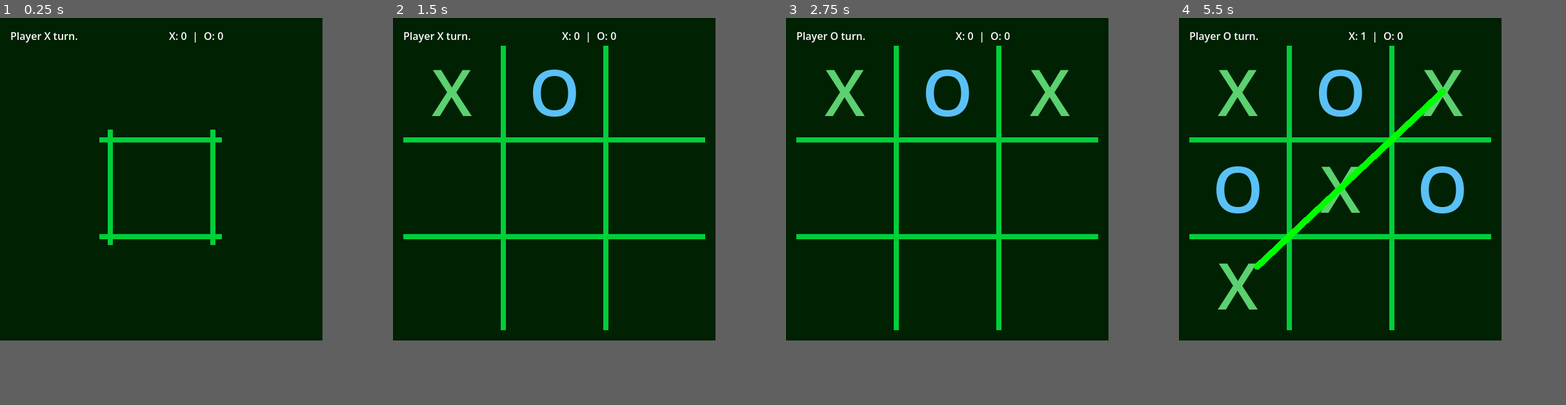
Above: before the commit, frames 1-4 (left to right).
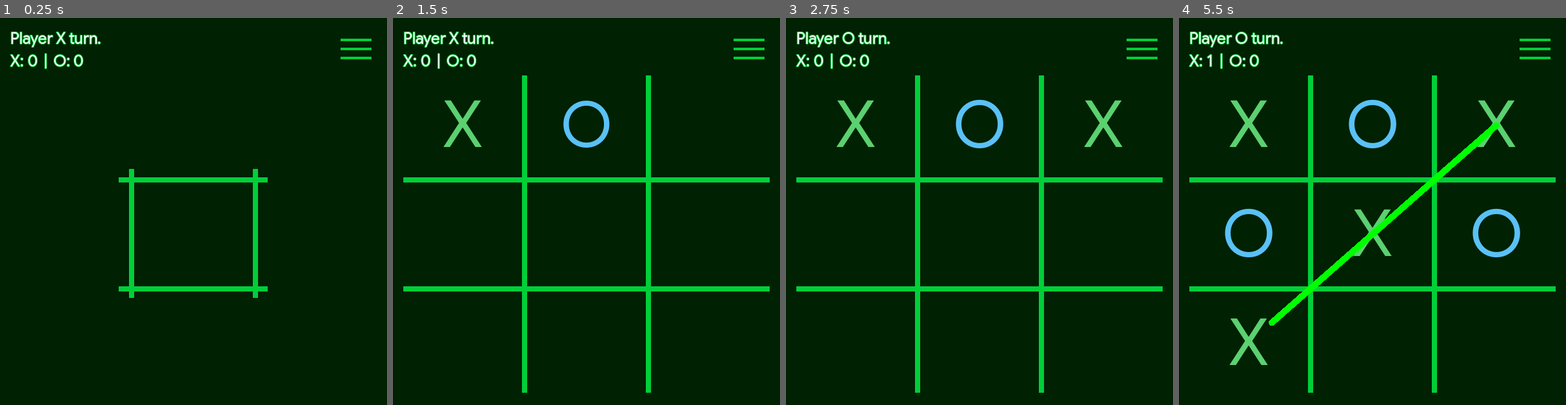
Above: after the commit, the same moments.

Repository: kevincabanilla/tic-tac-toe
Game: Godot game, scene res://scenes/main/main.tscn
Same seed, same stepped clock (60 frames per second), same inputs: the game is played once before the commit and once after it.
Inputs (mouse positions are in pixels of both pictures, inside the frame that each line leads up to; where the layout moved, square brackets give the same spot in the first picture):
- Up to frame 1 (0.25 s): no input
- Up to frame 2 (1.5 s): click (451, 107) [451, 91] at 0.5 s; click (555, 107) [555, 91] at 1.25 s
- Up to frame 3 (2.75 s): click (1049, 107) [1049, 91] at 2 s
- Up to frame 4 (5.5 s): click (1237, 199) [1237, 188] at 2.75 s; click (1341, 199) [1341, 188] at 3.5 s; click (1442, 199) [1442, 188] at 4.25 s; click (1237, 288) [1237, 285] at 5 s
In our replay, the window is 500x500 before the commit and 600x600 after it. These sizes can differ from the game's own. Grey fills any space a smaller window leaves; there, only what the larger window draws over its background counts as a difference.

The runs differ from the first frame. In frame 1, 4.4% of the frame differs, in the area x 2-96%, y 3-73%; in frame 2, 11%; in frame 3, 12%; in frame 4, 17%, in the area x 2-98%, y 3-97%.

Commit message:
add ui theme

Diff:
--- /dev/null
+++ b/assets/icons/menu_64d.svg
@@ -0,0 +1 @@
+<svg xmlns="http://www.w3.org/2000/svg" height="48px" viewBox="0 -960 960 960" width="48px" fill="#fff"><path d="M120-240v-60h720v60H120Zm0-210v-60h720v60H120Zm0-210v-60h720v60H120Z"/></svg>
--- a/project.godot
+++ b/project.godot
@@ -21,9 +21,14 @@
 
 [display]
 
-window/size/viewport_width=500
-window/size/viewport_height=500
+window/size/viewport_width=600
+window/size/viewport_height=600
 window/size/resizable=false
+
+[gui]
+
+theme/custom="uid://bctcy3srhnubg"
+theme/custom_font="uid://bvdofhxde2vg0"
 
 [input]
 
--- /dev/null
+++ b/resources/theme/default_theme.tres
@@ -0,0 +1,27 @@
+[gd_resource type="Theme" format=3 uid="uid://bctcy3srhnubg"]
+
+[sub_resource type="StyleBoxFlat" id="StyleBoxFlat_bi5eh"]
+bg_color = Color(0.6, 0.6, 0.6, 0)
+
+[sub_resource type="StyleBoxFlat" id="StyleBoxFlat_ixv33"]
+bg_color = Color(0.6, 0.6, 0.6, 0)
+
+[sub_resource type="StyleBoxFlat" id="StyleBoxFlat_k5ytv"]
+bg_color = Color(0.6, 0.6, 0.6, 0)
+
+[sub_resource type="StyleBoxFlat" id="StyleBoxFlat_ltdrk"]
+bg_color = Color(0.6, 0.6, 0.6, 0)
+
+[resource]
+default_font_size = 24
+IconButton/base_type = &"Button"
+IconButton/colors/icon_focus_color = Color(0, 1, 0.22352941, 1)
+IconButton/colors/icon_hover_color = Color(0, 1, 0.22352941, 1)
+IconButton/colors/icon_normal_color = Color(0, 0.8117647, 0.22352941, 1)
+IconButton/colors/icon_pressed_color = Color(0, 0.57254905, 0.22352941, 1)
+IconButton/styles/focus = SubResource("StyleBoxFlat_bi5eh")
+IconButton/styles/hover = SubResource("StyleBoxFlat_ixv33")
+IconButton/styles/normal = SubResource("StyleBoxFlat_k5ytv")
+IconButton/styles/pressed = SubResource("StyleBoxFlat_ltdrk")
+Label/colors/font_outline_color = Color(0, 0.8117647, 0.22352941, 1)
+Label/constants/outline_size = 4
--- a/scenes/main/main.gd
+++ b/scenes/main/main.gd
@@ -19,14 +19,14 @@
 	GameData.add_score(winner)
 	disable_all_input(true)
 	await game_ui.display_cross_line()
-	await game_ui.blur()
+	game_ui.blur()
 	await create_game_menu_instance().show_winner(winner, game_manager.get_result_pivot_location())
 	disable_all_input(false)
 
 
 func _on_game_manager_game_draw() -> void:
 	disable_all_input(true)
-	await game_ui.blur()
+	game_ui.blur()
 	await  create_game_menu_instance().show_draw()
 	disable_all_input(false)
 
--- a/scenes/ui/game_button/game_button.gd
+++ b/scenes/ui/game_button/game_button.gd
@@ -4,4 +4,4 @@
 @onready var _animation_player: AnimationPlayer = $AnimationPlayer
 
 func play_animation():
-	_animation_player.play("x_animation")
+	_animation_player.play("scale_animation")
--- a/scenes/ui/game_button/game_button.tscn
+++ b/scenes/ui/game_button/game_button.tscn
@@ -32,7 +32,7 @@
 
 [sub_resource type="Animation" id="Animation_uwpw1"]
 resource_name = "x_animation"
-length = 0.1
+length = 0.2
 step = 0.01
 tracks/0/type = "value"
 tracks/0/imported = false
@@ -41,8 +41,8 @@
 tracks/0/interp = 1
 tracks/0/loop_wrap = true
 tracks/0/keys = {
-"times": PackedFloat32Array(0, 0.1),
-"transitions": PackedFloat32Array(1, 0.5),
+"times": PackedFloat32Array(0, 0.2),
+"transitions": PackedFloat32Array(0.5, 1),
 "update": 0,
 "values": [1, 100]
 }
@@ -50,7 +50,7 @@
 [sub_resource type="AnimationLibrary" id="AnimationLibrary_gyheb"]
 _data = {
 &"RESET": SubResource("Animation_wueub"),
-&"x_animation": SubResource("Animation_uwpw1")
+&"scale_animation": SubResource("Animation_uwpw1")
 }
 
 [node name="GameButton" type="Button" unique_id=670995734]
--- a/scenes/ui/game_ui/game_ui.gd
+++ b/scenes/ui/game_ui/game_ui.gd
@@ -87,10 +87,10 @@
 
 
 func blur() -> void:
-	animation_player.play("end_screen")
-	await animation_player.animation_finished
+	animation_player.play("blur")
+	#await animation_player.animation_finished
 
 
 func restart() -> void:
 	initialize()
-	animation_player.play_backwards("end_screen")
+	animation_player.play_backwards("blur")
--- a/scenes/ui/game_ui/game_ui.tscn
+++ b/scenes/ui/game_ui/game_ui.tscn
@@ -30,7 +30,7 @@
 "times": PackedFloat32Array(0),
 "transitions": PackedFloat32Array(1),
 "update": 0,
-"values": [Vector2(468, 441)]
+"values": [Vector2(568, 492)]
 }
 tracks/1/type = "value"
 tracks/1/imported = false
@@ -59,7 +59,7 @@
 
 [sub_resource type="Animation" id="Animation_ca8iv"]
 resource_name = "end_screen"
-length = 0.4
+length = 0.2
 step = 0.01
 tracks/0/type = "value"
 tracks/0/imported = false
@@ -68,7 +68,7 @@
 tracks/0/interp = 1
 tracks/0/loop_wrap = true
 tracks/0/keys = {
-"times": PackedFloat32Array(0, 0.01, 0.4),
+"times": PackedFloat32Array(0, 0.01, 0.2),
 "transitions": PackedFloat32Array(1, 1, 1),
 "update": 1,
 "values": [false, true, true]
@@ -80,8 +80,8 @@
 tracks/1/interp = 1
 tracks/1/loop_wrap = true
 tracks/1/keys = {
-"times": PackedFloat32Array(0, 0.4),
-"transitions": PackedFloat32Array(2, 1),
+"times": PackedFloat32Array(0, 0.2),
+"transitions": PackedFloat32Array(0.5, 1),
 "update": 0,
 "values": [0.0, 2.000000095]
 }
@@ -99,14 +99,14 @@
 "times": PackedFloat32Array(0, 1),
 "transitions": PackedFloat32Array(0.5, 1),
 "update": 0,
-"values": [Vector2(0, 0), Vector2(468, 441)]
+"values": [Vector2(0, 0), Vector2(568, 492)]
 }
 
 [sub_resource type="AnimationLibrary" id="AnimationLibrary_ca8iv"]
 _data = {
 &"RESET": SubResource("Animation_xbia5"),
-&"end_screen": SubResource("Animation_ca8iv"),
-&"grid_animation": SubResource("Animation_w06ra")
+&"blur": SubResource("Animation_ca8iv"),
+&"expand_grid": SubResource("Animation_w06ra")
 }
 
 [node name="GameUi" type="CanvasLayer" unique_id=209699471]
@@ -141,7 +141,7 @@
 theme_override_styles/panel = SubResource("StyleBoxEmpty_0uh32")
 
 [node name="Borders" type="Panel" parent="PanelContainer/MarginContainer/VBoxContainer/PanelContainer" unique_id=613318241]
-custom_minimum_size = Vector2(468, 441)
+custom_minimum_size = Vector2(568, 492)
 layout_mode = 2
 size_flags_horizontal = 4
 size_flags_vertical = 4
@@ -210,4 +210,4 @@
 
 [node name="AnimationPlayer" type="AnimationPlayer" parent="." unique_id=1754780420]
 libraries/ = SubResource("AnimationLibrary_ca8iv")
-autoplay = &"grid_animation"
+autoplay = &"expand_grid"
--- a/scenes/ui/ui_controls/ui_controls.gd
+++ b/scenes/ui/ui_controls/ui_controls.gd
@@ -1,4 +1,4 @@
-class_name UiControls extends HFlowContainer
+class_name UiControls extends Control
 
 
 func _ready() -> void:
--- a/scenes/ui/ui_controls/ui_controls.tscn
+++ b/scenes/ui/ui_controls/ui_controls.tscn
@@ -1,34 +1,49 @@
 [gd_scene format=3 uid="uid://o1a3fwvfgsfk"]
 
 [ext_resource type="Script" uid="uid://yj0xal6pf6me" path="res://scenes/ui/ui_controls/ui_controls.gd" id="1_wm3o0"]
+[ext_resource type="Texture2D" uid="uid://bt8b8u16kxs2w" path="res://assets/icons/menu_64dp.png" id="2_wm3o0"]
 
-[node name="UiControls" type="HFlowContainer" unique_id=774020687]
+[node name="UiControls" type="GridContainer" unique_id=215977796]
 anchors_preset = 10
 anchor_right = 1.0
-offset_bottom = 23.0
+offset_bottom = 66.0
 grow_horizontal = 2
+columns = 2
 script = ExtResource("1_wm3o0")
 
-[node name="TurnLabel" type="Label" parent="." unique_id=351961607]
+[node name="VBoxContainer" type="VBoxContainer" parent="." unique_id=314938601]
+layout_mode = 2
+
+[node name="TurnLabel" type="Label" parent="VBoxContainer" unique_id=351961607]
 unique_name_in_owner = true
 layout_mode = 2
 text = "Player %s turn"
 
-[node name="HFlowContainer" type="HFlowContainer" parent="." unique_id=751212462]
+[node name="HFlowContainer" type="HFlowContainer" parent="VBoxContainer" unique_id=751212462]
 layout_mode = 2
 size_flags_horizontal = 3
-alignment = 1
 
-[node name="XScoreLabel" type="Label" parent="HFlowContainer" unique_id=737694335]
+[node name="XScoreLabel" type="Label" parent="VBoxContainer/HFlowContainer" unique_id=737694335]
 unique_name_in_owner = true
 layout_mode = 2
 text = "X: 0"
 
-[node name="Label" type="Label" parent="HFlowContainer" unique_id=922597229]
+[node name="Label" type="Label" parent="VBoxContainer/HFlowContainer" unique_id=922597229]
 layout_mode = 2
 text = " | "
 
-[node name="OScoreLabel" type="Label" parent="HFlowContainer" unique_id=370176606]
+[node name="OScoreLabel" type="Label" parent="VBoxContainer/HFlowContainer" unique_id=370176606]
 unique_name_in_owner = true
 layout_mode = 2
 text = "O: 0"
+
+[node name="HFlowContainer" type="HFlowContainer" parent="." unique_id=1415748291]
+layout_mode = 2
+size_flags_horizontal = 3
+alignment = 2
+
+[node name="Button" type="Button" parent="HFlowContainer" unique_id=2065730331]
+custom_minimum_size = Vector2(64, 64)
+layout_mode = 2
+theme_type_variation = &"IconButton"
+theme_override_icons/icon = ExtResource("2_wm3o0")
Not shown, added: assets/icons/menu_64d.svg.import
Binary file added: assets/icons/menu_64dp.png
Not shown, added: assets/icons/menu_64dp.png.import
Binary file added: resources/theme/GoogleSans.ttf
Not shown, added: resources/theme/GoogleSans.ttf.import
